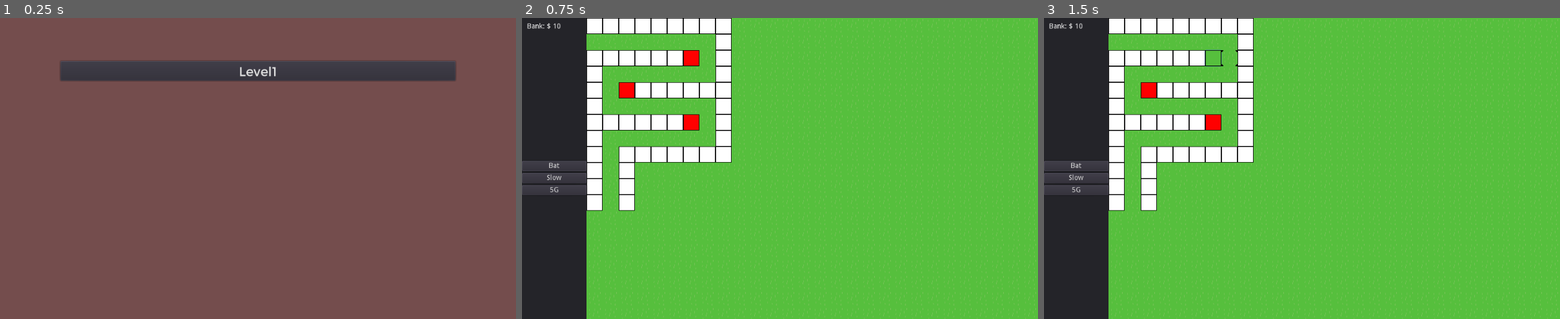
Above: before the commit, frames 1-3 (left to right).
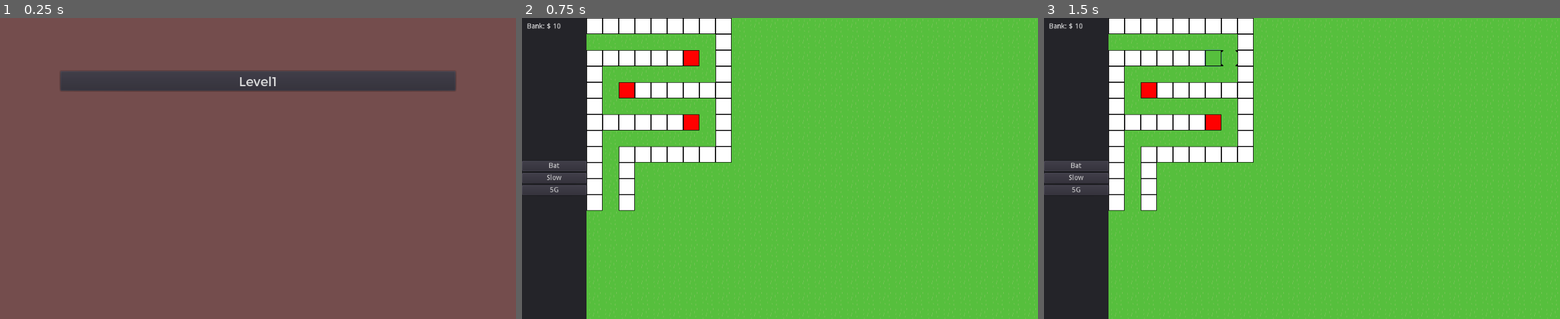
Above: after the commit, the same moments.

Repository: S-D-V-A-S-M-V-V-I-C-T-S-S-BAGGER/CovidTowerDefense
Game: Godot game, scene res://Menus/MainMenu/MainMenu.tscn
Same seed, same stepped clock (60 frames per second), same inputs: the game is played once before the commit and once after it.
Inputs (mouse positions are in pixels of both pictures, inside the frame that each line leads up to):
- Up to frame 1 (0.25 s): no input
- Up to frame 2 (0.75 s): click "Level1" at 0.5 s
- Up to frame 3 (1.5 s): click (1214, 57) at 1.27 s

The runs differ from the first frame. In frame 1, 5.4% of the frame differs, in the area x 11-89%, y 14-25%; in frame 2, nothing differs; in frame 3, nothing differs.

Commit message:
Changed main menu alligment

Diff:
--- a/Menus/MainMenu/MainMenu.tscn
+++ b/Menus/MainMenu/MainMenu.tscn
@@ -54,8 +54,10 @@
 margin_bottom = 440.0
 size_flags_horizontal = 3
 size_flags_vertical = 3
+custom_constants/margin_top = 20
 
 [node name="VBox" type="VBoxContainer" parent="Margin/VBox/Margin"]
+margin_top = 20.0
 margin_right = 784.0
 margin_bottom = 332.0
 
